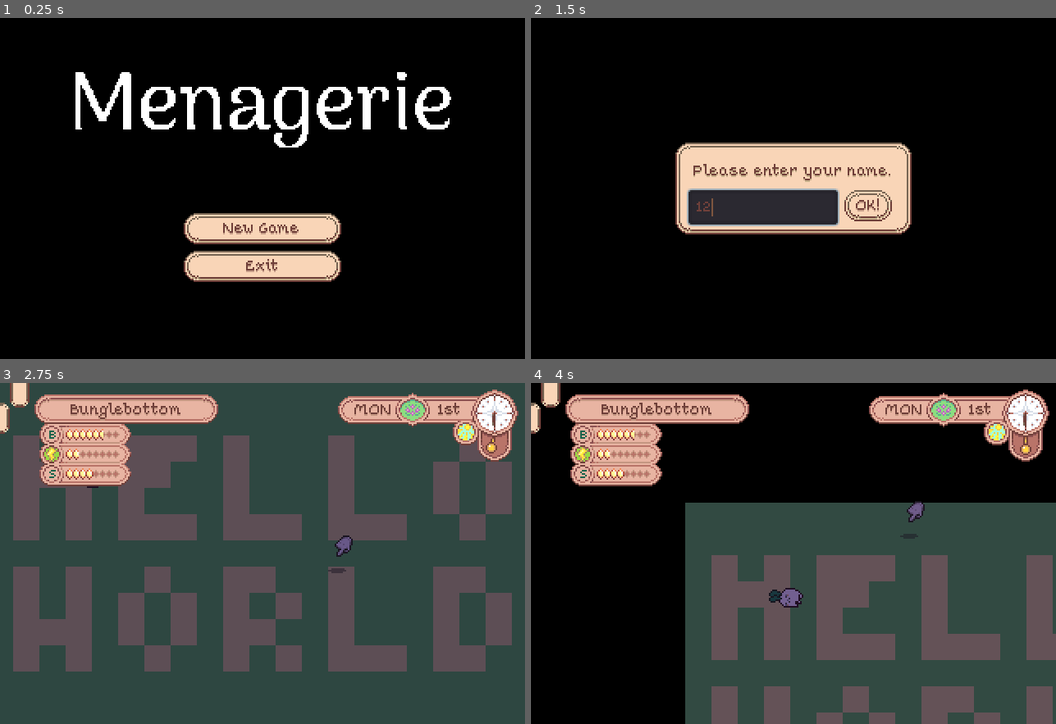
Above: before the commit, frames 1-4 (two rows, left to right).
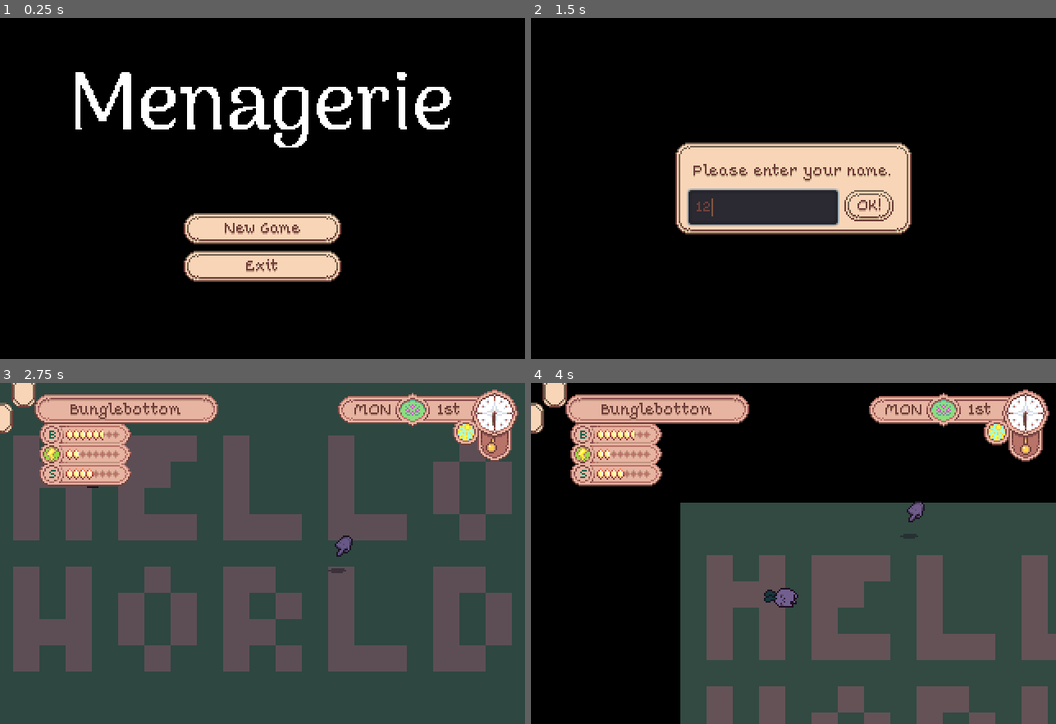
Above: after the commit, the same moments.

Repository: sand-bird/menagerie
Game: Godot game, scene res://system/game.tscn
Two runs of this game, one before a commit and one after it. Both use one fixed random seed, a clock stepped at 60 frames per second and the inputs below.
Inputs (mouse positions are in pixels of both pictures, inside the frame that each line leads up to):
- Up to frame 1 (0.25 s): no input
- Up to frame 2 (1.5 s): click "New Game" at 0.5 s; click (762, 208) at 1.27 s; type "12" at 1.35 s
- Up to frame 3 (2.75 s): click "OK!" at 2 s
- Up to frame 4 (4 s): click (552, 393) at 2.75 s; tap Enter at 3.5 s; move the mouse to (909, 536) at 3.52 s; hold Right (ui_right) from 3.53 s (still down); click (909, 536) at 3.67 s

The runs differ from the first frame. In frame 1, 0.3% of the frame differs, in the area x 42-58%, y 60-64%; in frame 2, 0.2%; in frame 3, 0.3%; in frame 4, 4.9%, in the area x 0-100%, y 0-100%.
Error in both runs: Invalid get index 'schemas' (on base: 'Dictionary'). (res://system/data.gd:44)

Commit message:
more panel fixes

Diff:
--- a/game/assets/ui/panels/box_border_inset.tres
+++ b/game/assets/ui/panels/box_border_inset.tres
@@ -3,8 +3,8 @@
 [ext_resource path="res://assets/ui/panels/box_border_inset.png" type="Texture" id=1]
 
 [resource]
-content_margin_left = 4.0
-content_margin_right = 4.0
+content_margin_left = 6.0
+content_margin_right = 6.0
 content_margin_top = 4.0
 content_margin_bottom = 4.0
 texture = ExtResource( 1 )
--- a/game/assets/ui/panels/box_border_outset.tres
+++ b/game/assets/ui/panels/box_border_outset.tres
@@ -3,8 +3,8 @@
 [ext_resource path="res://assets/ui/panels/box_border_outset.png" type="Texture" id=1]
 
 [resource]
-content_margin_left = 4.0
-content_margin_right = 4.0
+content_margin_left = 6.0
+content_margin_right = 6.0
 content_margin_top = 4.0
 content_margin_bottom = 4.0
 texture = ExtResource( 1 )
--- a/game/assets/ui/panels/box_border_outset_light.tres
+++ b/game/assets/ui/panels/box_border_outset_light.tres
@@ -3,8 +3,8 @@
 [ext_resource path="res://assets/ui/panels/box_border_outset_light.png" type="Texture" id=1]
 
 [resource]
-content_margin_left = 6.0
-content_margin_right = 6.0
+content_margin_left = 8.0
+content_margin_right = 7.0
 content_margin_top = 4.0
 content_margin_bottom = 4.0
 texture = ExtResource( 1 )
